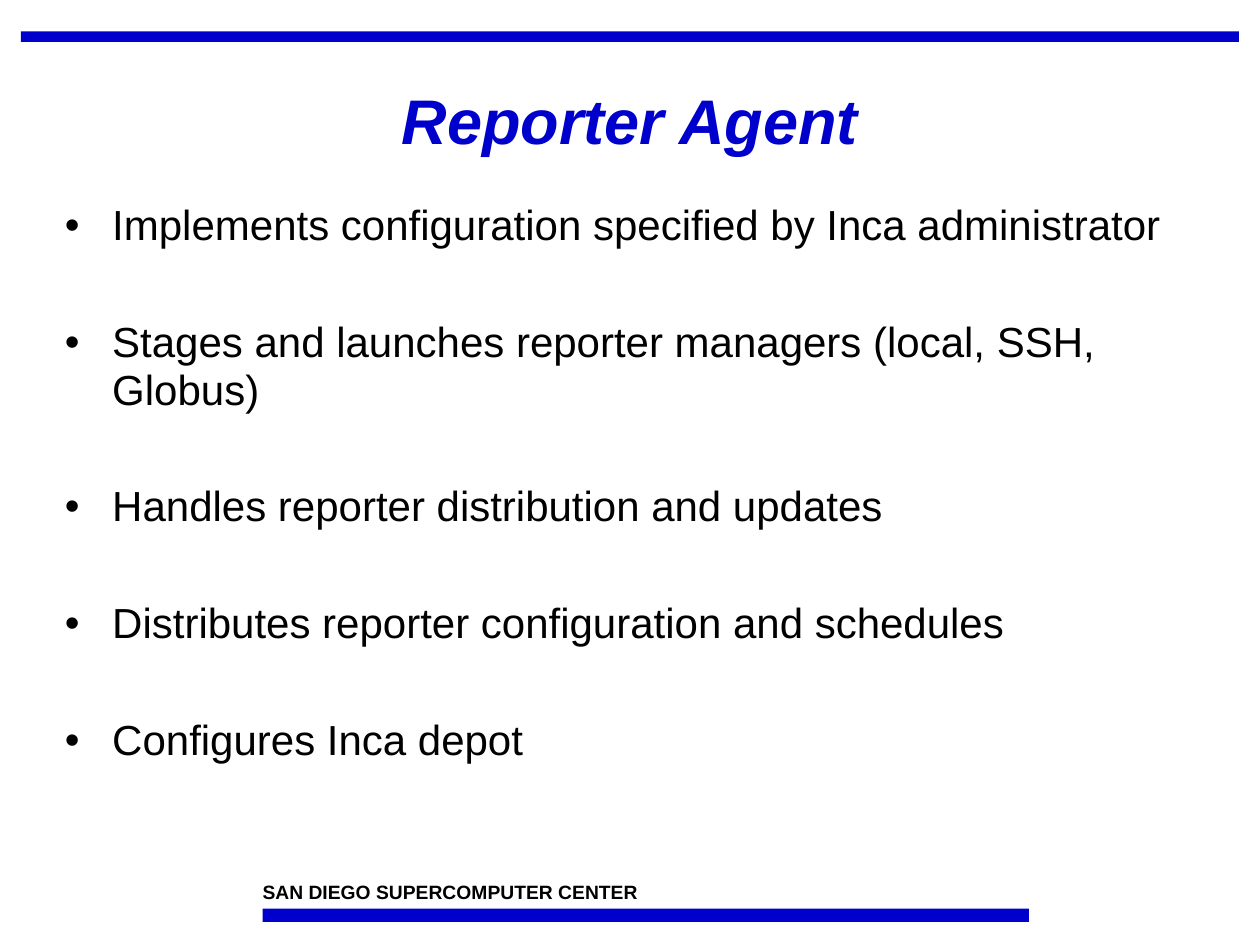
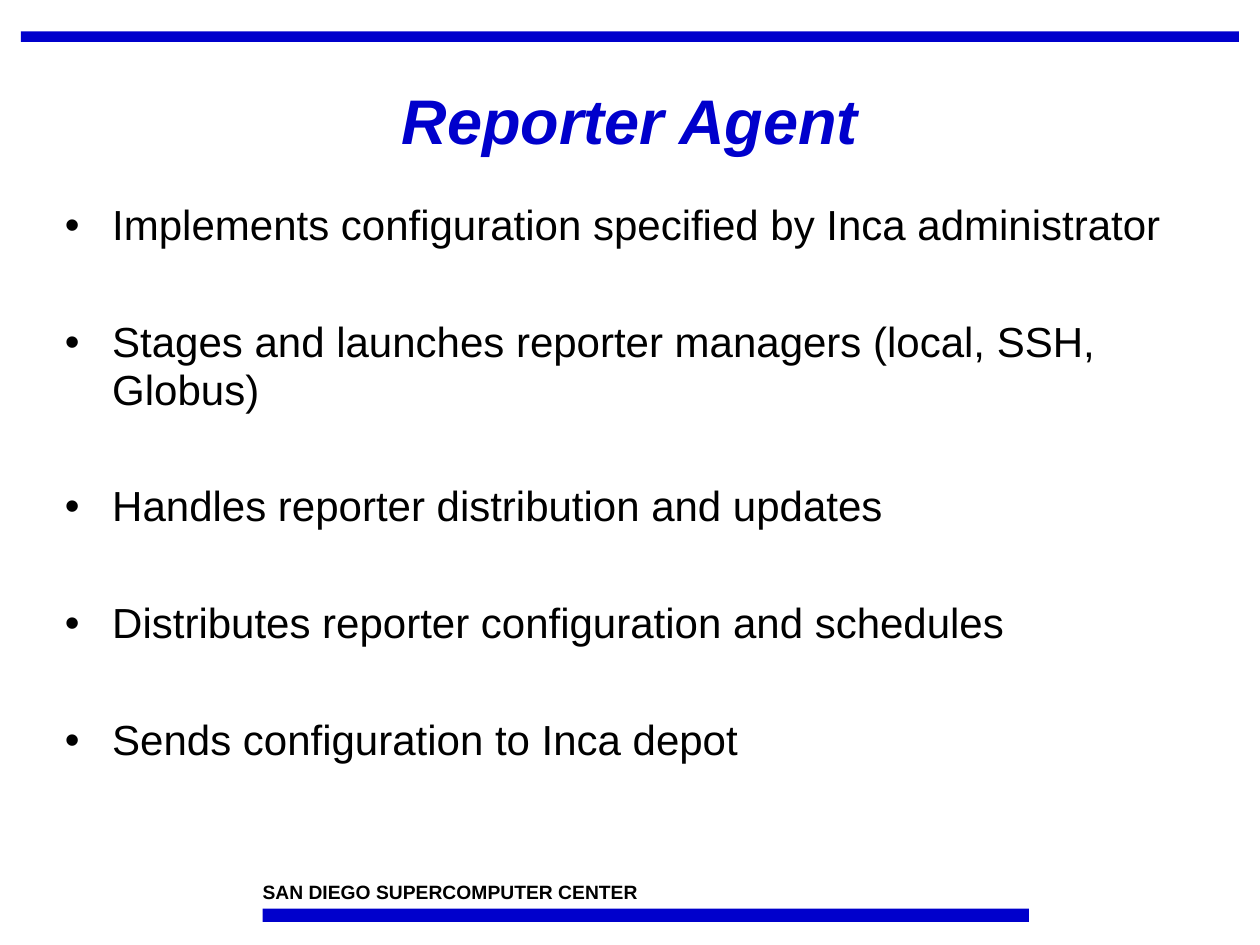
Before and after one commit to IncaProject/inca-xsede, a slide deck: slide 4 of talks/feb-06-workshop/control.ppt. Drawn at 1260x945 pixels with LibreOffice and Linux fonts; fonts in the diff are those of the drawing; background and template pictures are left out. Boxes give left, top, right and bottom in pixels: in the first picture for what was removed or moved away, otherwise in the second. Text is boxed around its words. In the diff, an @@ line names an element or a change of style, - is before the commit and + after.

```diff
--- a/talks/feb-06-workshop/control.ppt
+++ b/talks/feb-06-workshop/control.ppt
@@ text at box(112, 724, 738, 763): text changed @@
-• Configures Inca depot
+• Sends configuration to Inca depot
```
Also in this commit, not shown: 18 other slides changed, 1 slide added, 1 other file.
